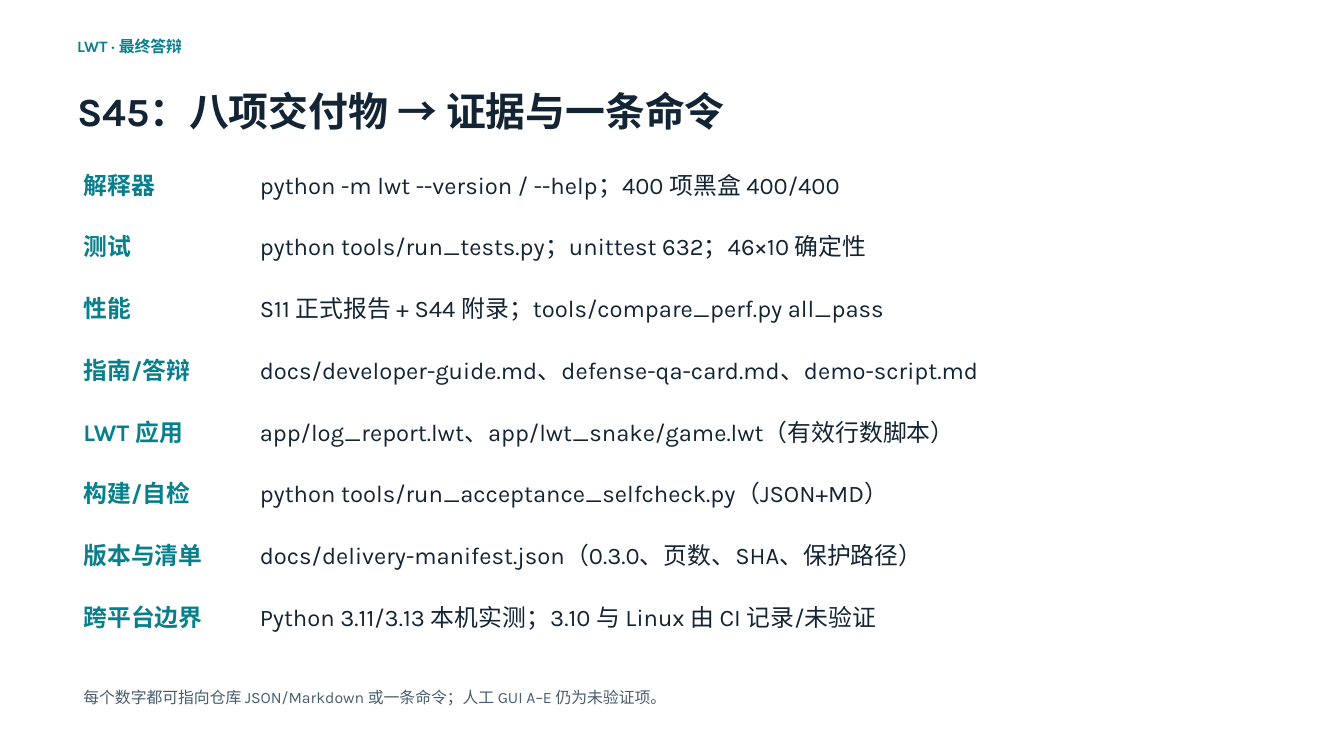
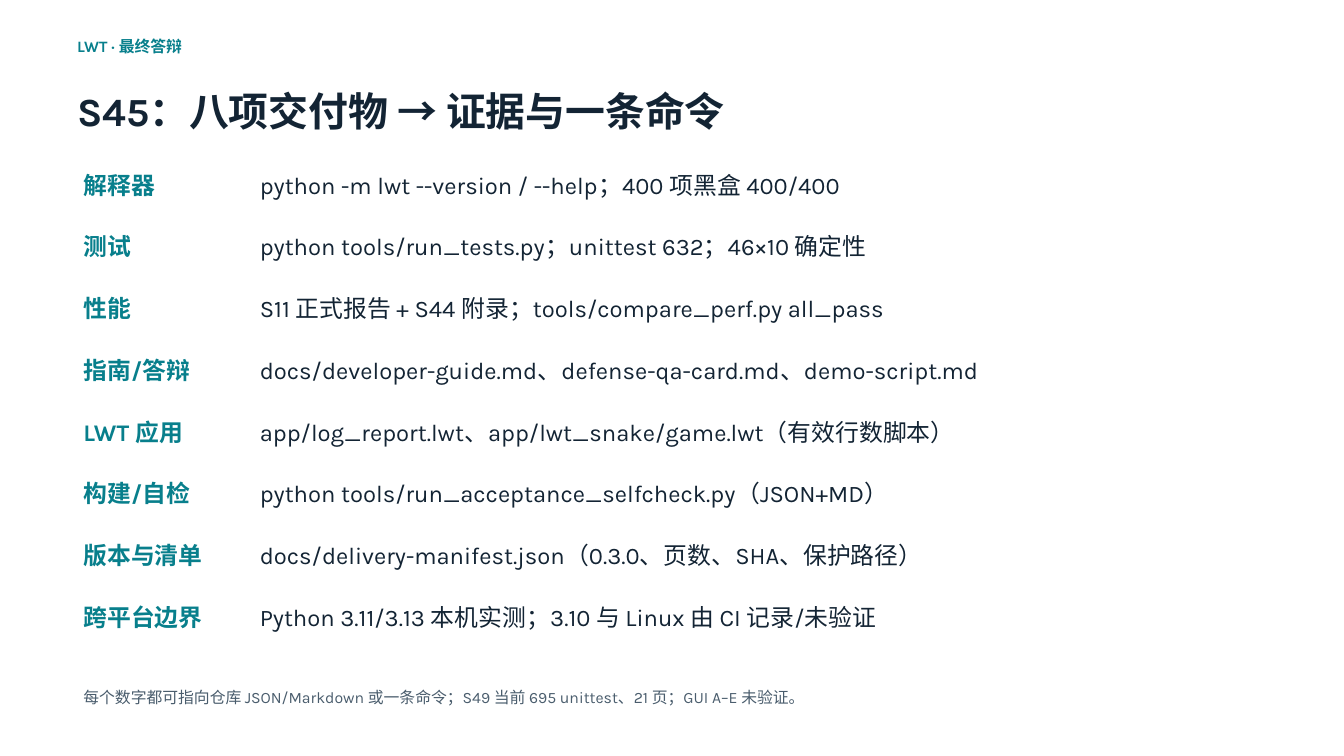
Before and after one commit to 05T1925/Interpreted-general-purpose-scripting-language-LWT, a slide deck: slide 18 of slides/LWT介绍.pptx. Drawn at 1344x756 pixels with LibreOffice and Linux fonts; fonts in the diff are those of the drawing. Boxes give left, top, right and bottom in pixels: in the first picture for what was removed or moved away, otherwise in the second. Text is boxed around its words. In the diff, an @@ line names an element or a change of style, - is before the commit and + after.

```diff
--- a/slides/LWT介绍.pptx
+++ b/slides/LWT介绍.pptx
@@ text at [83, 689, 804, 706]: text changed @@
-每个数字都可指向仓库 JSON/Markdown 或一条命令；人工 GUI A–E 仍为未验证项。
+每个数字都可指向仓库 JSON/Markdown 或一条命令；S49 当前 695 unittest、21 页；GUI A–E 未验证。
```
Also in this commit, not shown: 3 other slides changed, 21 other files.
